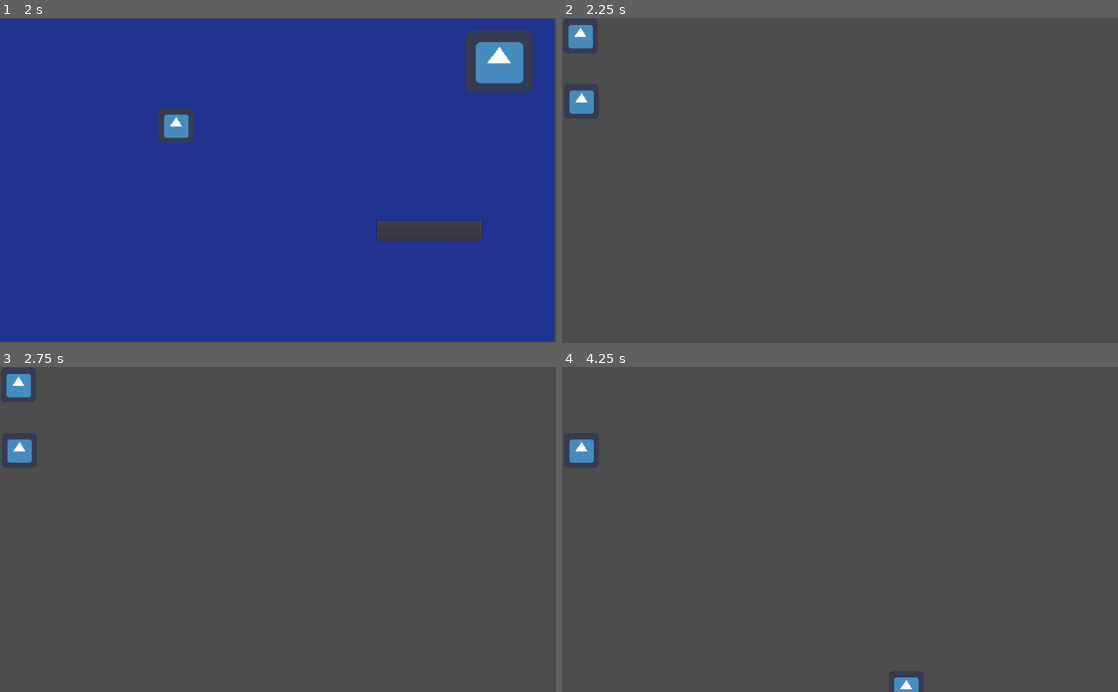
Above: before the commit, frames 1-4 (two rows, left to right).
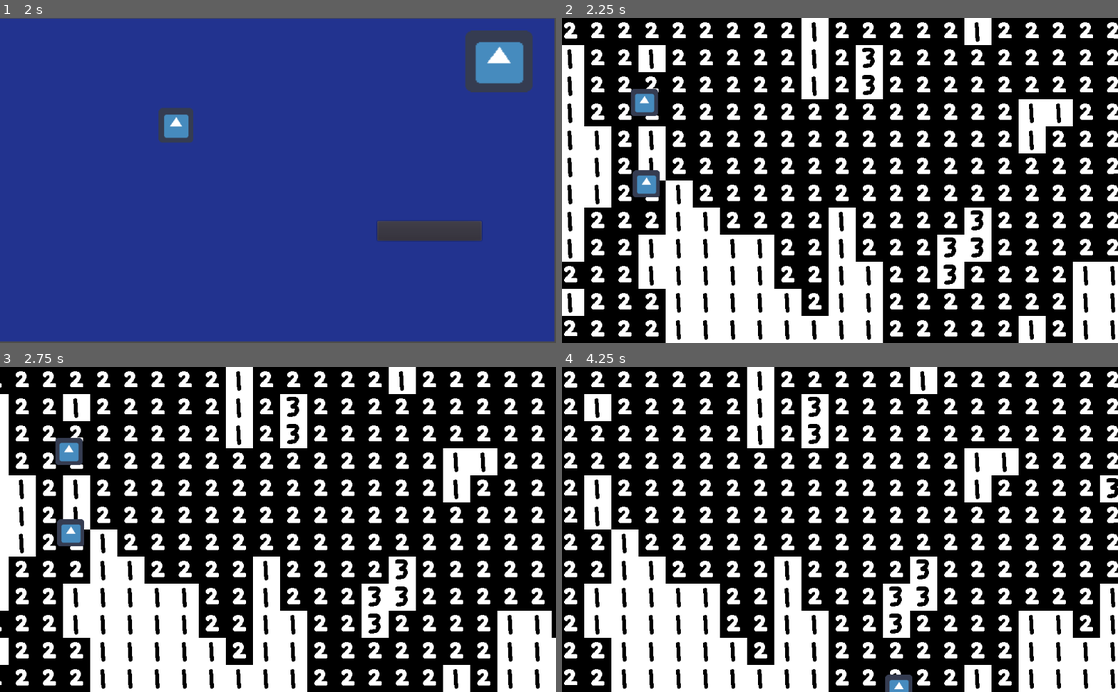
Above: after the commit, the same moments.

Repository: rchin157/gamejamNov2020
Game: Godot game, scene res://Level/OpeningMenu.tscn
The game is run twice, just before and just after one commit, with the same random seed, the same clock (stepped at 60 frames per second) and the same inputs. The project has no main scene, so this scene is started directly. The engine's default icon, where the game draws it, is replaced by a stand-in: a white triangle on a blue panel in a dark square.
Inputs (mouse positions are in pixels of both pictures, inside the frame that each line leads up to):
- Up to frame 1 (2 s): click (189, 180) at 0.52 s; type "12" at 0.6 s; click "Host Server" at 1.25 s
- Up to frame 2 (2.25 s): click "Begin Game" at 2 s
- Up to frame 3 (2.75 s): no input
- Up to frame 4 (4.25 s): hold Right (ui_right) 2.78-3.53 s; hold Down (ui_down) from 3.53 s (still down)

Frame 1 is identical in both runs. In frame 2, 99% of the frame differs, in the area x 0-100%, y 0-100%; in frame 3, 99%; in frame 4, 99%.
Error after the commit: Invalid set index 'local' (on base: 'null instance') with value of type 'bool'. (res://Scripts/Level.gd:29)

Commit message:
switch level for realsies

Diff:
--- a/Level/Level.tscn
+++ b/Level/Level.tscn
@@ -1,9 +1,8 @@
-[gd_scene load_steps=4 format=2]
+[gd_scene load_steps=5 format=2]
 
 [ext_resource path="res://Scripts/Level.gd" type="Script" id=1]
 [ext_resource path="res://Tiles/testtileset.png" type="Texture" id=2]
-
-
+[ext_resource path="res://Entities/Player.tscn" type="PackedScene" id=3]
 
 [sub_resource type="TileSet" id=1]
 0/name = "testtileset.png 0"
@@ -70,6 +69,12 @@
 tile_set = SubResource( 1 )
 format = 1
 
+[node name="Player" parent="TileMap" instance=ExtResource( 3 )]
+position = Vector2( 172.097, 166.537 )
+
+[node name="Player2" parent="TileMap" instance=ExtResource( 3 )]
+position = Vector2( 176.854, 359.189 )
+
 [node name="Camera2D" type="Camera2D" parent="."]
 anchor_mode = 0
 current = true
--- a/Scripts/Level.gd
+++ b/Scripts/Level.gd
@@ -22,6 +22,11 @@
 func _ready():
 	initNoise()
 	generateInitialTiles()
+	if(MultiplayerManager.is_server):
+		MultiplayerManager.listeningPlayer = get_node("Player2");
+	else:
+		MultiplayerManager.listeningPlayer = get_node("Player");
+	MultiplayerManager.listeningPlayer.local= false;
 
 # Called every frame. 'delta' is the elapsed time since the previous frame.
 func _process(delta):
--- a/Scripts/MultiplayerManage.gd
+++ b/Scripts/MultiplayerManage.gd
@@ -63,7 +63,7 @@
 	pass
 
 remote func startGame():
-	openingMenu.enter_debugtown()
+	openingMenu.startgam()
 
 remote func test_connection():
 	print("connection works lmao")
--- a/Scripts/OpeningMenu.gd
+++ b/Scripts/OpeningMenu.gd
@@ -53,10 +53,14 @@
 
 func _on_Start_Button_pressed():
 	#BEGIN THE GAME
-	enter_debugtown();
+	#enter_debugtown();
+	startgam()
 	MultiplayerManager.rpc("startGame");
 	pass # Replace with function body.
 
 func enter_debugtown():
 	get_tree().change_scene("res://Level/Test Multiplayer.tscn");
 	pass
+
+func startgam():
+	get_tree().change_scene("res://Level/Level.tscn")
